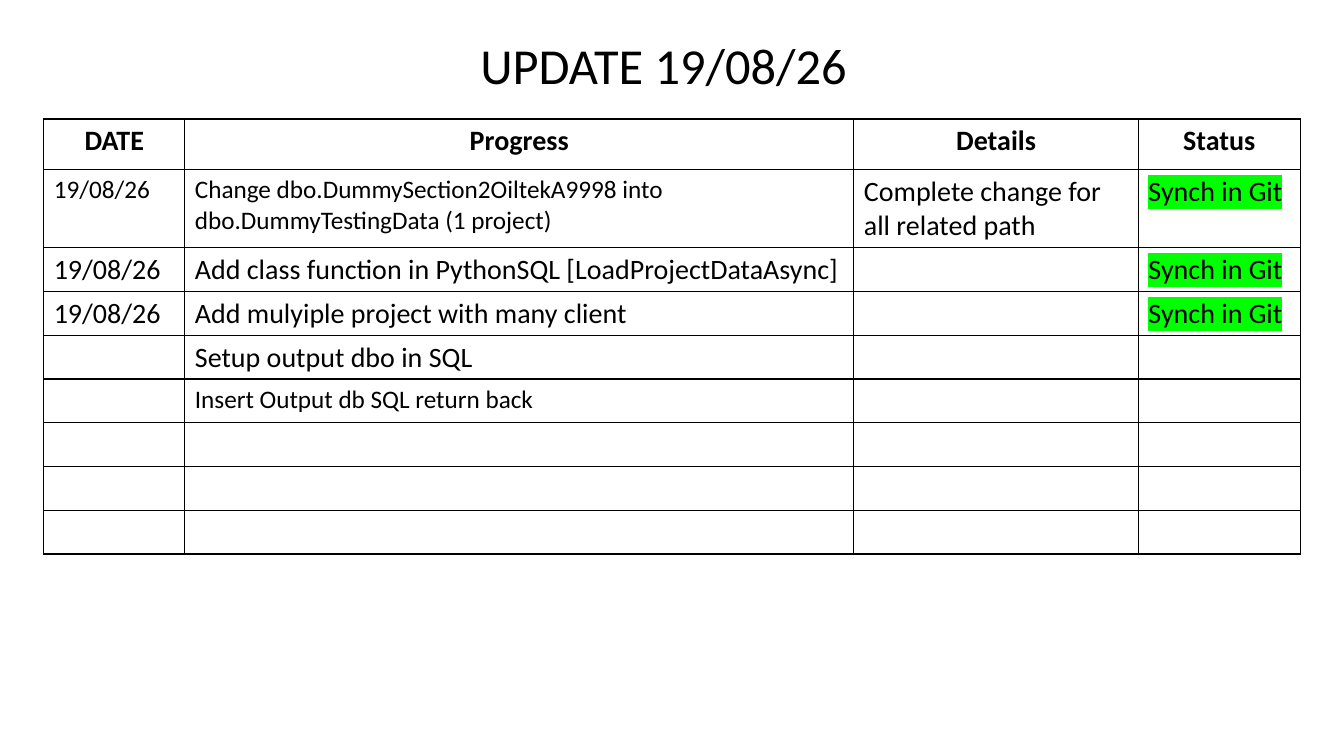
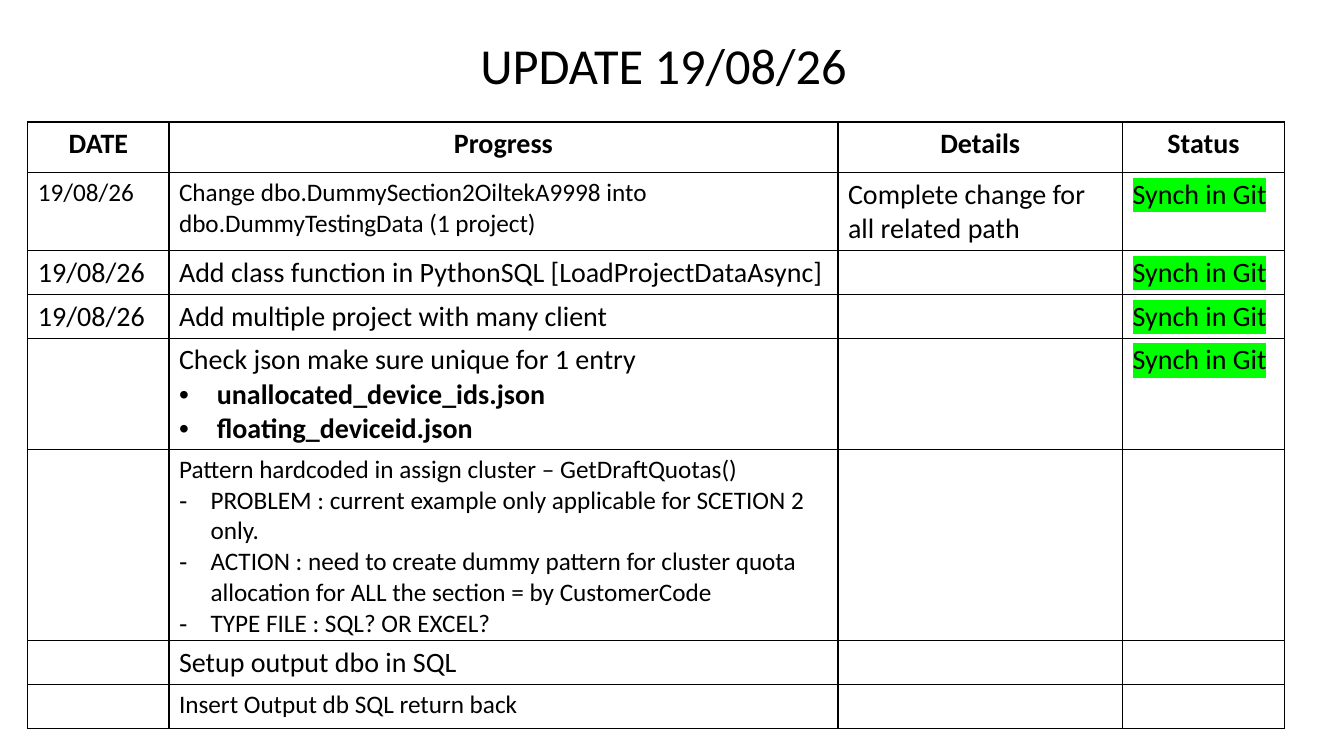
Before and after one commit to Syaziyah30/DeviceCluster, a slide deck: slide 10 of 1.training_model/supplementary/Device Identifier 20260717.pptx. Drawn at 1344x756 pixels with LibreOffice and Linux fonts; fonts in the diff are those of the drawing. Boxes give left, top, right and bottom in pixels: in the first picture for what was removed or moved away, otherwise in the second. Text is boxed around its words. In the diff, an @@ line names an element or a change of style, - is before the commit and + after.

Commit message:
Create PatternCluster.sql - dbo.PattenCluster

```diff
--- a/1.training_model/supplementary/Device Identifier 20260717.pptx
+++ b/1.training_model/supplementary/Device Identifier 20260717.pptx
@@ table at bbox=[28, 122, 1286, 728] @@
-row 4: 19/08/26 | Add mulyiple project with many client |  | Synch in Git
+row 4: 19/08/26 | Add multiple project with many client |  | Synch in Git
+row 5:  | Check json make sure unique for 1 entry / unallocated_device_ids.json / floating_deviceid.json |  | Synch in Git
+row 6:  | Pattern hardcoded in assign cluster – GetDraftQuotas() / PROBLEM : current example only applicable for SCETION 2 only. / ACTION : need to create dummy pattern for cluster quota allocation for ALL the section = by CustomerCode / TYPE FILE : SQL? OR EXCEL? |  | 
-row 7:  |  |  | 
-row 8:  |  |  | 
-row 9:  |  |  | 
@@ table: place and size @@
-table at bbox=[43, 119, 1301, 554]
+table at bbox=[28, 122, 1286, 728]
```
Also in this commit, not shown: 6 other files.
